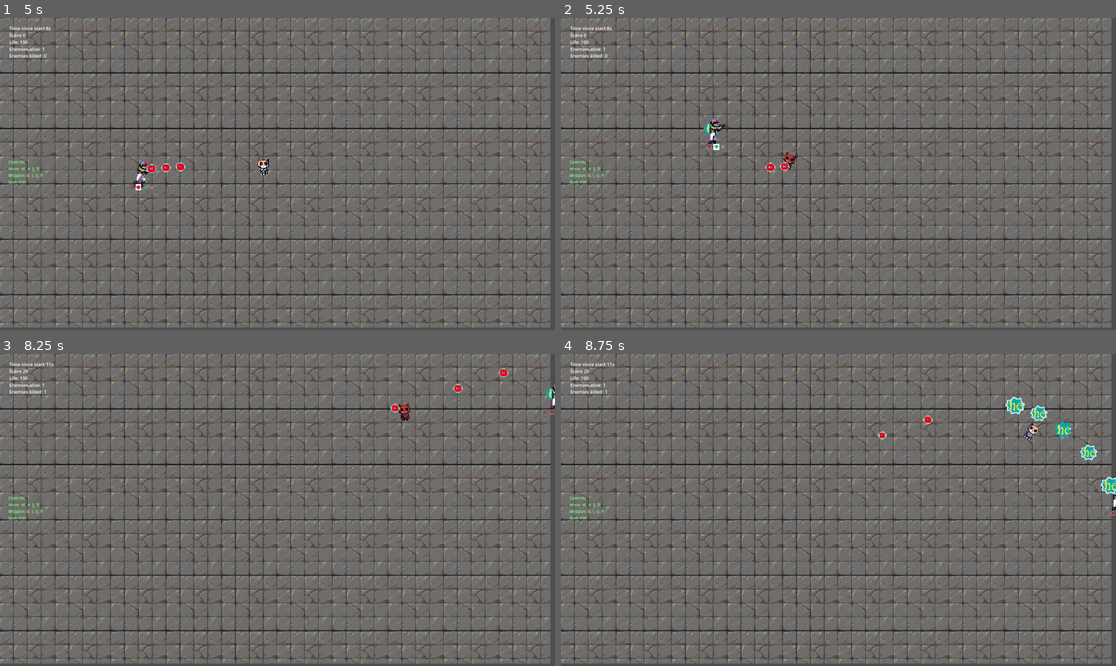
Above: before the commit, frames 1-4 (two rows, left to right).
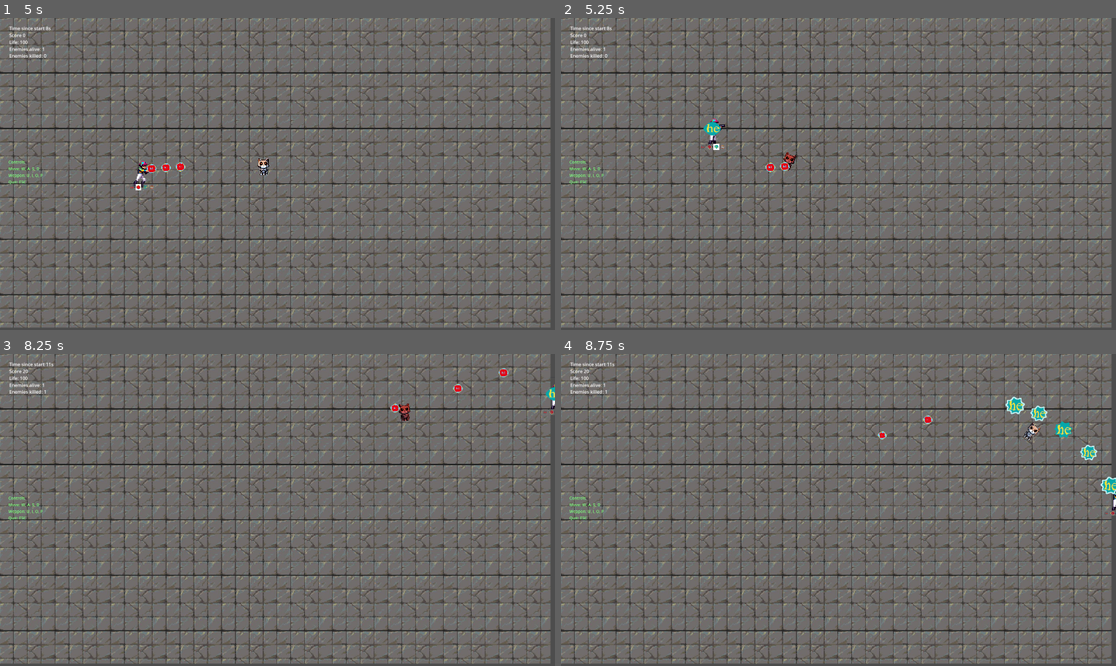
Above: after the commit, the same moments.

Repository: elVariable/gamejam
Game: Godot game, scene res://scenes/levels/main.tscn
Two runs of this game, one before a commit and one after it. Both use one fixed random seed, a clock stepped at 60 frames per second and the inputs below. The engine's default icon, where the game draws it, is replaced by a stand-in: a white triangle on a blue panel in a dark square. Sound files missing from this copy of the repository are replaced by a short silence.
Inputs:
- Up to frame 1 (5 s): tap Enter at 0.5 s; hold W (Up) 0.53-2.03 s; tap U (Fire0) at 0.6, 3.6 s; tap I (Fire1) at 1.35, 4.35 s; tap Space at 2 s; hold A (Left) 2.03-3.53 s; tap O (Fire2) at 2.1 s; tap P (Fire3) at 2.85 s; hold S (Down) 3.53-4.28 s; hold D (Right) from 4.28 s (still down)
- Up to frame 2 (5.25 s): release D (Right) at 5.03 s; hold W (Up) from 5.03 s (still down); tap O (Fire2) at 5.1 s
- Up to frame 3 (8.25 s): release W (Up) at 5.78 s; hold D (Right) 5.78-8.03 s; tap one key every 0.75 s from 5.85 s: P (Fire3) U (Fire0) I (Fire1) O (Fire2); hold S (Down) from 8.03 s (still down)
- Up to frame 4 (8.75 s): keep holding S (Down)

Frame 1 is identical in both runs. In frame 2, less than 0.1% of the frame differs, in the area x 26-29%, y 33-38%; in frame 3, less than 0.1%; in frame 4, nothing differs.

Commit message:
fix tree for bullets and chickpeas

Diff:
--- a/scripts/chickpea_timer.gd
+++ b/scripts/chickpea_timer.gd
@@ -13,10 +13,9 @@
 
 
 func _on_timeout():
-    var level = get_tree().root
     var res = get_viewport().get_window().size
     var new_pos = Vector2(randi() % int(res.x), randi() % int(res.y))
 
     var chickpea_inst = chickpea.instantiate()
     chickpea_inst.position = new_pos
-    level.add_child(chickpea_inst)
+    get_parent().add_child(chickpea_inst)
--- a/scripts/weapons/weapon.gd
+++ b/scripts/weapons/weapon.gd
@@ -64,7 +64,7 @@
             bullet_instance.dmg = get_scaled_dmg()
             bullet_instance.pircing = get_scaled_pircing()
 
-            get_tree().root.add_child(bullet_instance)
+            get_node("/root/level").add_child(bullet_instance)
 
 func _on_bullet_timer_timeout():
     fire_bullets()
